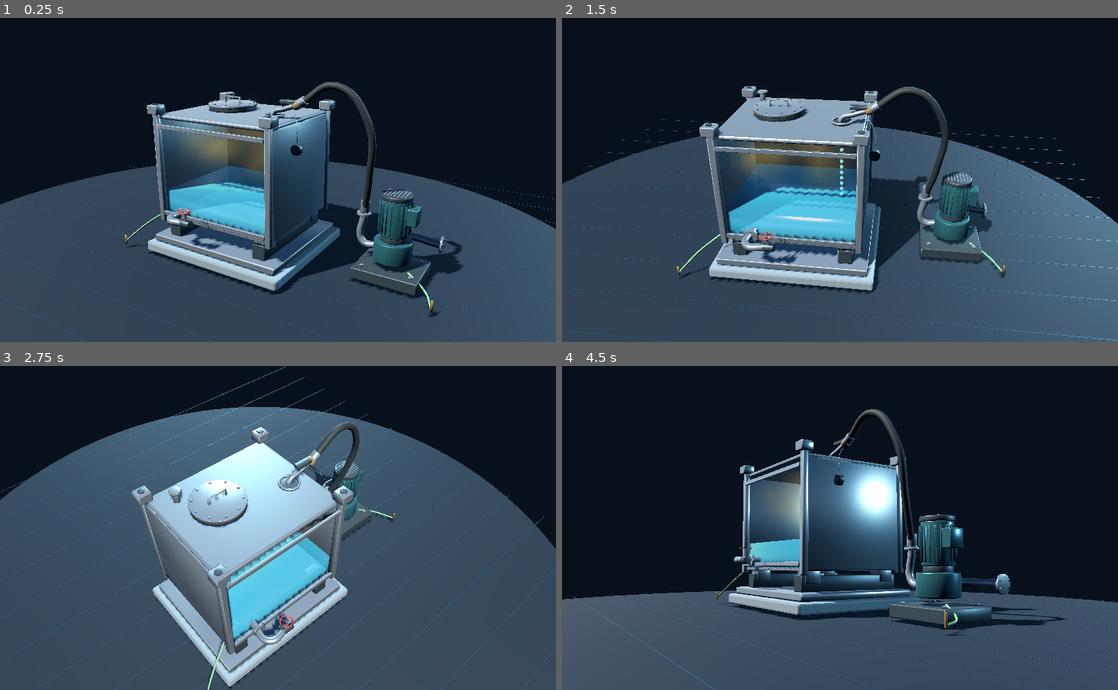
Above: before the commit, frames 1-4 (two rows, left to right).
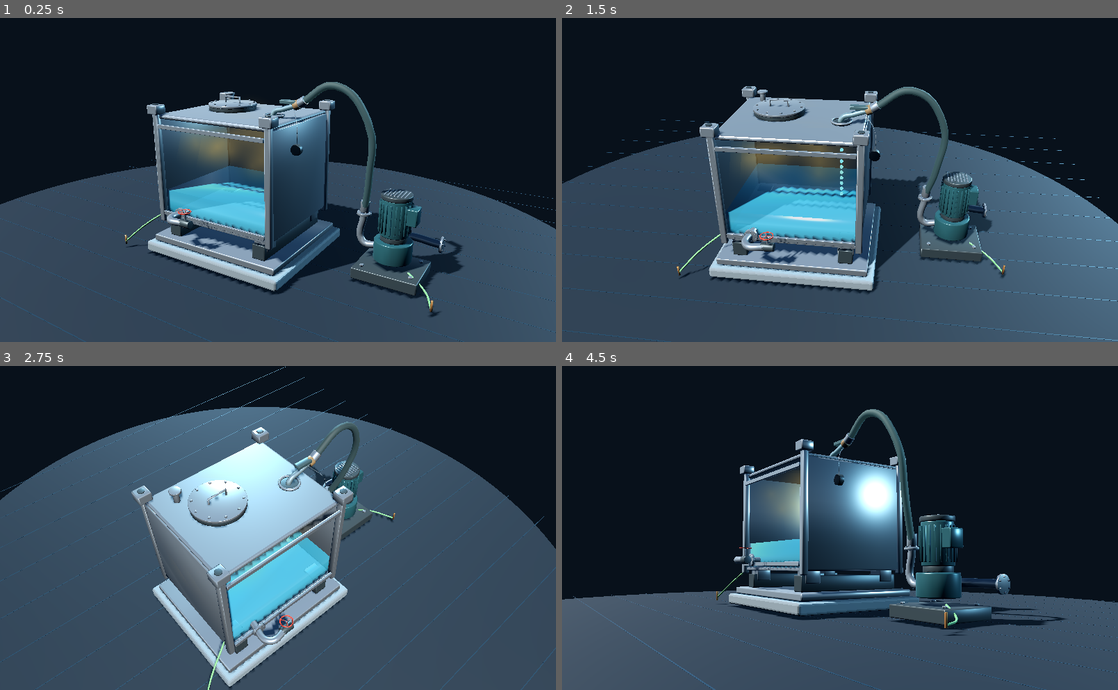
Above: after the commit, the same moments.

Repository: syzhaoln-stack/electrostatic-space-lab
Game: Godot game, scene res://Main.tscn
Same seed, same stepped clock (60 frames per second), same inputs: the game is played once before the commit and once after it.
Inputs (mouse positions are in pixels of both pictures, inside the frame that each line leads up to):
- Up to frame 1 (0.25 s): no input
- Up to frame 2 (1.5 s): tap Enter at 0.5 s; move the mouse to (962, 163) at 0.52 s; click (962, 163) at 0.67 s; tap Space at 1.25 s; drag from (728, 196) to (812, 244) at 1.27 s
- Up to frame 3 (2.75 s): tap Enter at 2 s; move the mouse to (333, 456) at 2.02 s; click (333, 456) at 2.17 s
- Up to frame 4 (4.5 s): tap Space at 2.75, 4.25 s; drag from (812, 592) to (673, 479) at 2.77 s; tap Enter at 3.5 s; move the mouse to (1006, 576) at 3.52 s; click (1006, 576) at 3.67 s; drag from (673, 479) to (756, 447) at 4.27 s

The runs differ from the first frame. In frame 1, 0.8% of the frame differs, in the area x 49-68%, y 19-59%; in frame 2, 0.7%; in frame 3, 0.3%; in frame 4, 0.8%.

Commit message:
Make fields spatial and particle experiments directly interactive

Diff:
--- a/godot/CaseStateTest.gd
+++ b/godot/CaseStateTest.gd
@@ -9,6 +9,7 @@
 		studio._load_case(id);await process_frame
 		for step in range(4):
 			studio.phase=step;studio.current.bonded=false;studio.current.vaporVisible=true;studio._apply_state()
+			_check(studio.attention_meshes.size()>0,id+" highlights a real component at phase "+str(step))
 			_check(studio._can_spark()==(step>=3 if id=="glenpool" else step>=2),id+" correct spark phase "+str(step))
 			_check(studio.flames[0].visible==(step==3),id+" correct ignition phase "+str(step))
 		studio.phase=3;studio.current.bonded=true;studio._apply_state()
--- a/godot/Main.gd
+++ b/godot/Main.gd
@@ -33,10 +33,16 @@
 var window: JavaScriptObject
 var paused := false
 var soft_texture: ImageTexture
+var attention_meshes: Array[MeshInstance3D]=[]
+var attention_material: StandardMaterial3D
+var attention_anchor:=Vector3.ZERO
+var attention_label:=""
+var attention_tick:=0.0
 
 func _ready() -> void:
 	_build_environment()
 	_build_soft_texture()
+	attention_material=_material(Color(0.38,0.84,0.93,0.20),0,0.5,true)
 	if OS.has_feature("web"):
 		window = JavaScriptBridge.get_interface("window")
 		paused = bool(JavaScriptBridge.eval("matchMedia('(prefers-reduced-motion: reduce)').matches"))
@@ -63,7 +69,7 @@
 	if data.get("type","") == "view-gap":
 		target=(spark_a+spark_b)/2;distance=1.9 if case_id=="desmoines" else 3.4;yaw=.5;pitch=.28;_update_camera();return
 	if data.get("type","") == "cutaway":
-		cutaway = bool(data.get("enabled",true)); _apply_model_visibility(); _notify_hud(); return
+		cutaway = bool(data.get("enabled",true)); _apply_model_visibility(); _update_attention(); _notify_hud(); return
 	if data.get("type","") == "pause-visuals":
 		paused=bool(data.get("paused",false));return
 	if data.get("type","") == "electrostatic-field":
@@ -110,6 +116,7 @@
 	return m
 
 func _load_case(id: String) -> void:
+	_clear_attention()
 	case_id=id;current["caseId"]=id;phase=0;current["step"]=0;state_time=0
 	if field_lab:
 		field_lab.queue_free();field_lab=null
@@ -121,7 +128,7 @@
 			if light is DirectionalLight3D: light.visible=false
 		field_lab=load("res://FieldLab.gd").new();add_child(field_lab)
 		field_lab.connect("reading_changed",_field_reading)
-		_field_reading(field_lab.call("get_reading"));_notify_hud();return
+		_field_reading(field_lab.call("get_reading"));_notify_hud();_publish_attention();return
 	stage.visible=true;camera.current=true
 	for light in get_children():
 		if light is DirectionalLight3D: light.visible=true
@@ -203,6 +210,7 @@
 	var ignited:=phase==3 and _can_spark()
 	for flame in flames: flame.visible=ignited
 	for cloud in smoke: cloud.visible=ignited
+	_update_attention()
 	_notify_hud()
 
 func _build_soft_texture() -> void:
@@ -261,6 +269,11 @@
 	if case_id=="field": return
 	if not paused: time+=delta;state_time+=delta
 	_update_camera()
+	if attention_material:
+		attention_material.albedo_color.a=0.19 if paused else 0.18+0.045*sin(time*TAU/3.6)
+	attention_tick+=delta
+	if attention_tick>0.05:
+		attention_tick=0;_publish_attention()
 	var liquid_visible:=case_id!="glenpool" or phase>=2
 	for i in range(droplets.size()):
 		var f:=fposmod(time*.62+float(i)/droplets.size(),1)
@@ -295,6 +308,47 @@
 	lightning.visible=_can_spark() and (phase==2 or state_time<0.45)
 	glow.light_energy=(.6+sin(time*7)*.08) if ignited else .035 if lightning.visible else 0
 
+func _clear_attention()->void:
+	for mesh in attention_meshes:
+		if is_instance_valid(mesh): mesh.material_overlay=null
+	attention_meshes.clear()
+
+func _update_attention()->void:
+	_clear_attention()
+	if not model or case_id=="field": return
+	var prefixes: Array=[]
+	if case_id=="desmoines":
+		prefixes=[["nozzle","hose"],["nozzle","counterweight"],["counterweight","container_shell"],["counterweight"]][phase]
+		attention_label=["喷嘴 · 输送接触","孤立金属件 · 电荷积累","金属件与容器 · 电势差","间隙 · 可能的放电路径"][phase]
+	elif case_id=="valley":
+		prefixes=[["inlet","internal_fill_pipe"],["liquid","float"],["float_tape_terminal","float"],["float_tape_terminal"]][phase]
+		attention_label=["进液管 · 溶剂输送","液体与浮子 · 电荷难消散","浮子连接处 · 可能有电势差","连接间隙 · 可能的放电路径"][phase]
+	else:
+		prefixes=[["liquid"],["tank_shell"],["internal_fill_pipe","liquid"],["liquid"]][phase]
+		attention_label=["汽油液面","罐内 · 残留可燃气氛","新灌入的液体 · 电荷积累","液面附近 · 可能的点火区域"][phase]
+	if bool(current.get("bonded",false)) and case_id!="glenpool" and phase>=1:
+		prefixes=["bonding_wire","bonding_clamp"]
+		attention_label="跨接导线 · 电荷重新分布"
+	var first_anchor:=true
+	for prefix in prefixes:
+		for node in model.find_children("*","MeshInstance3D",true,false):
+			if not str(node.name).begins_with(str(prefix)) or not node.is_visible_in_tree(): continue
+			if node in attention_meshes: continue
+			node.material_overlay=attention_material;attention_meshes.append(node)
+			if first_anchor:
+				attention_anchor=node.global_transform*(node.get_aabb().position+node.get_aabb().size*.5);first_anchor=false
+	if phase>=2 and not bool(current.get("bonded",false)): attention_anchor=(spark_a+spark_b)*.5
+	_publish_attention()
+
+func _publish_attention()->void:
+	if not OS.has_feature("web"): return
+	if case_id=="field":
+		JavaScriptBridge.eval("window.updateCaseCue?.({visible:false})",true);return
+	var screen:=camera.unproject_position(attention_anchor)
+	var size:=get_viewport().get_visible_rect().size
+	var payload:={"x":screen.x/maxf(1,size.x),"y":screen.y/maxf(1,size.y),"visible":not camera.is_position_behind(attention_anchor),"label":attention_label}
+	JavaScriptBridge.eval("window.updateCaseCue?.("+JSON.stringify(payload)+")",true)
+
 func _field_reading(data: Dictionary) -> void:
 	var payload:=data.duplicate();payload["type"]="field-reading"
 	if OS.has_feature("web"): JavaScriptBridge.eval("parent.postMessage("+JSON.stringify(payload)+",location.origin)",true)
Not shown, changed: README.md
Not shown, changed: assets/godot/index.html
Not shown, changed: assets/godot/index.pck
Not shown, added: beam-landing.css
Not shown, added: beam-landing.js
Not shown, changed: beam-page.js
Not shown, added: beam-particle-legend.css
Not shown, added: beam-particle-legend.js
Not shown, changed: beam-physics.js
Not shown, changed: beam-physics.test.mjs
Not shown, added: beam-scoring.js
Not shown, added: beam-scoring.test.mjs
(and 25 more such lines)
